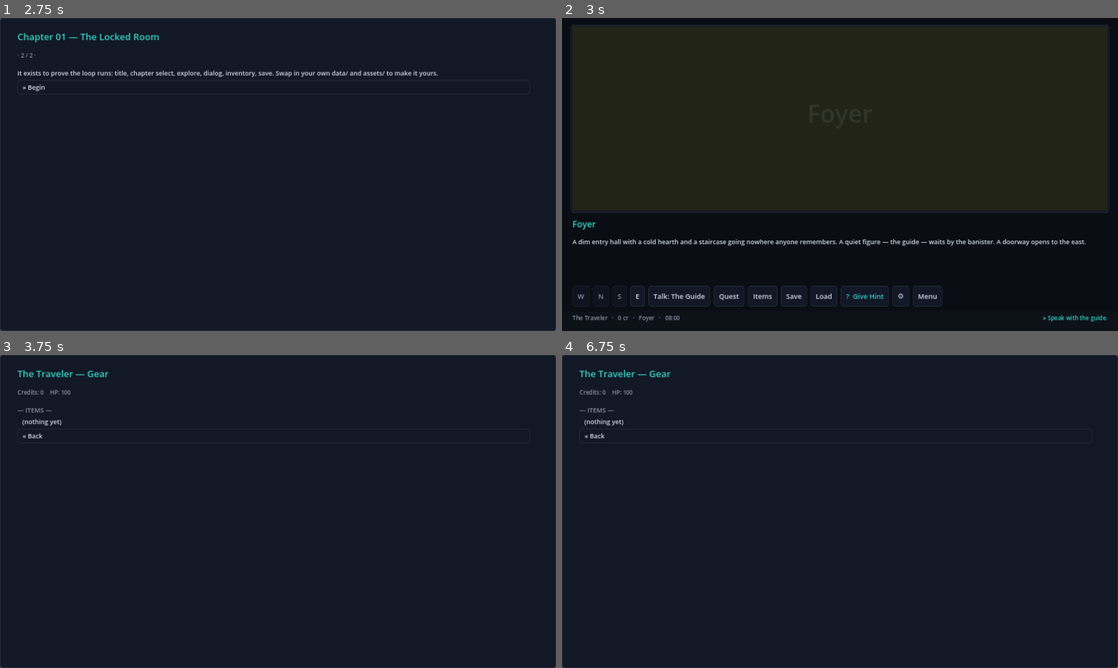
Above: before the commit, frames 1-4 (two rows, left to right).
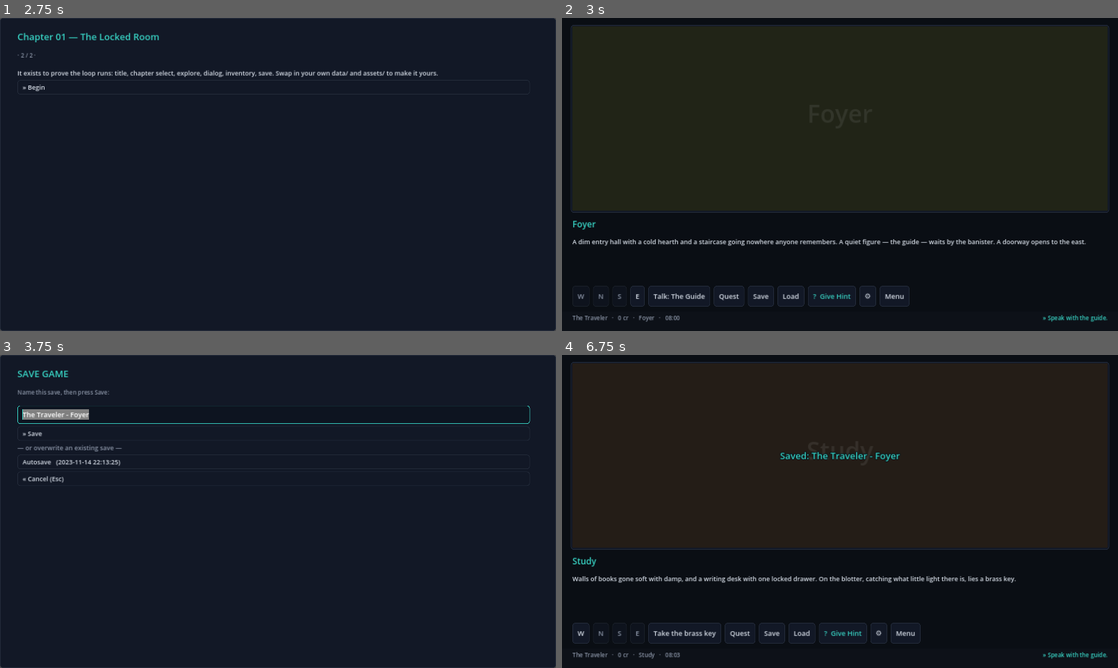
Above: after the commit, the same moments.

Repository: CryptoJones/TFS-Visual-Novel-Tools
Game: Godot game, scene res://scenes/Boot.tscn
Two runs of this game, one before a commit and one after it. Both use one fixed random seed, a clock stepped at 60 frames per second and the inputs below.
Inputs (mouse positions are in pixels of both pictures, inside the frame that each line leads up to):
- Up to frame 1 (2.75 s): tap Enter at 0.5 s; move the mouse to (400, 158) at 0.52 s; hold Right 0.53-1.25 s; tap I at 0.6 s; click (400, 158) at 0.67 s; click "▸ 01 — The Locked Room [The T…" at 1.25 s; click "Next »" at 2 s
- Up to frame 2 (3 s): click "» Begin" at 2.75 s
- Up to frame 3 (3.75 s): click (200, 633) at 3.5 s, where only the run before the commit has a clickable "Items"
- Up to frame 4 (6.75 s): click (834, 436) at 4.25 s, where only the run before the commit has a clickable "« Back"; click "E" at 5 s; click (773, 633) at 5.75 s, where only the run before the commit has a clickable "Items"; click (834, 480) at 6.5 s, where only the run after the commit has a clickable "The Traveler - Foyer (2023-11…"

Frame 1 is identical in both runs. In frame 2, 0.4% of the frame differs, in the area x 34-69%, y 85-93%; in frame 3, 1.5%; in frame 4, 3.4%, in the area x 0-100%, y 0-100%.

Commit message:
fix(engine): hide the gear button when there is nothing to show
The explore action bar always offered an "Items" button, so a game with no
items, software or skills showed a button that opened an empty panel. Gate it
on the inventory/software/skills being non-empty, matching how the Shop, NET and
Jack In buttons are already gated on room data.

Games that never use the economy layer (no items.json content, no shop/net/
matrix rooms) now show only the buttons their content actually supports.

Diff:
--- a/engine/src/core/Game.gd
+++ b/engine/src/core/Game.gd
@@ -1198,10 +1198,15 @@
 	qb2.text = "Quest"
 	qb2.pressed.connect(_open_quest_log)
 	_button_bar.add_child(qb2)
-	var invb := Button.new()
-	invb.text = "Items"
-	invb.pressed.connect(_open_inventory)
-	_button_bar.add_child(invb)
+	# Only offer the gear panel when there is something in it — a game with no
+	# items, software or skills should not show a dead button.
+	if not GameState.inventory.is_empty() \
+			or not GameState.software.is_empty() \
+			or not GameState.skills.is_empty():
+		var invb := Button.new()
+		invb.text = "Items"
+		invb.pressed.connect(_open_inventory)
+		_button_bar.add_child(invb)
 	# Chapter conclude — appears once the main quest is complete.
 	var ch := _current_chapter()
 	var qid := str(ch.get("quest", ""))
